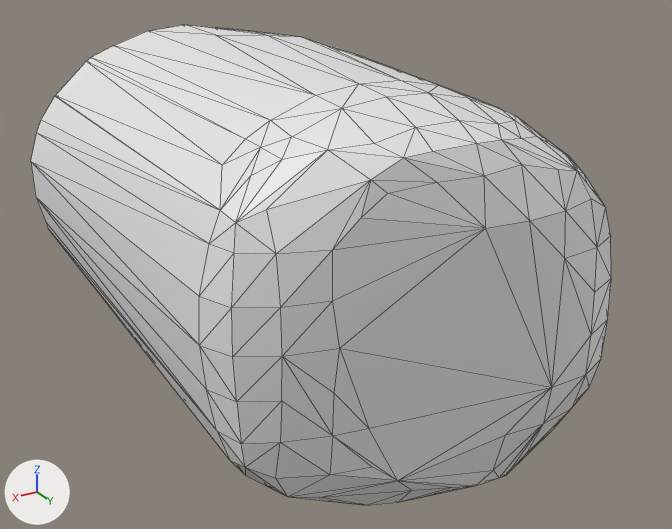
The OBJ model assets/mesh/toy_elephant/hulls/h16.obj, before and after one commit.
One viewpoint serves both versions: a 50 mm lens placed at (-0.0547, 0.0243, 0.0368), pointed at (-0.077, -0.013, 0.0181). Arrows for +X, +Y and +Z are at lower left; the lights stay in place. The first picture is the older version. Mesh edges are drawn as thin lines. Where no turn or scale is listed for an object, it has been applied to the vertices.

Names of what the first picture shows: 'h16'.
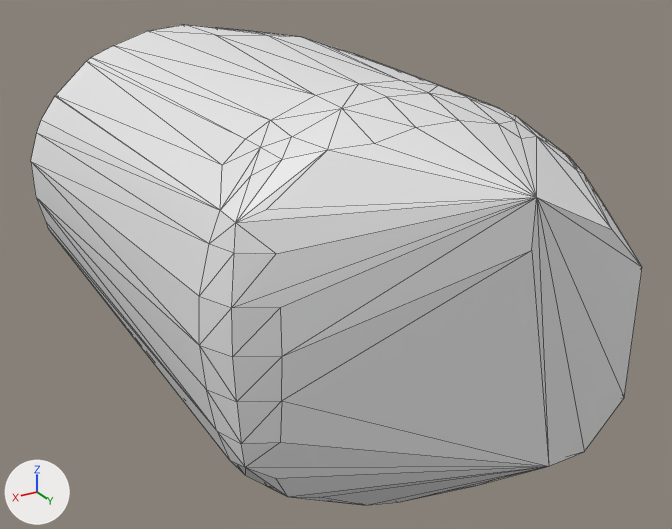
The edits, one by one:
me_h16 is used by ob_h16; location (0.0, 0.0, 0.0).
me_h16 had 298 vertices, 592 faces and spanned x -0.0884..-0.0658, y -0.0272..-0.0016, z 0.0091..0.0285.
me_h16 now has 263 vertices, 522 faces and spans x -0.0884..-0.0658, y -0.0272..0.0007, z 0.0091..0.0285.
Part 1, on me_h16:
42 vertices are removed from x -0.0852..-0.0709, y -0.0035..-0.0016, z 0.0107..0.0269.
115 faces are deleted.
7 vertices are added at x -0.0834..-0.0772, y 0.0007, z 0.0134..0.0257.
45 new faces join them.

Pixel boxes [x1, y1, x2, y2] of what changed, in the pictures (672 x 529 px):
'h16', reshaped: before [31, 24, 611, 505]; after [31, 24, 642, 505]
part 1 of me_h16, built on: before [232, 120, 611, 505]; after [232, 120, 642, 505]
